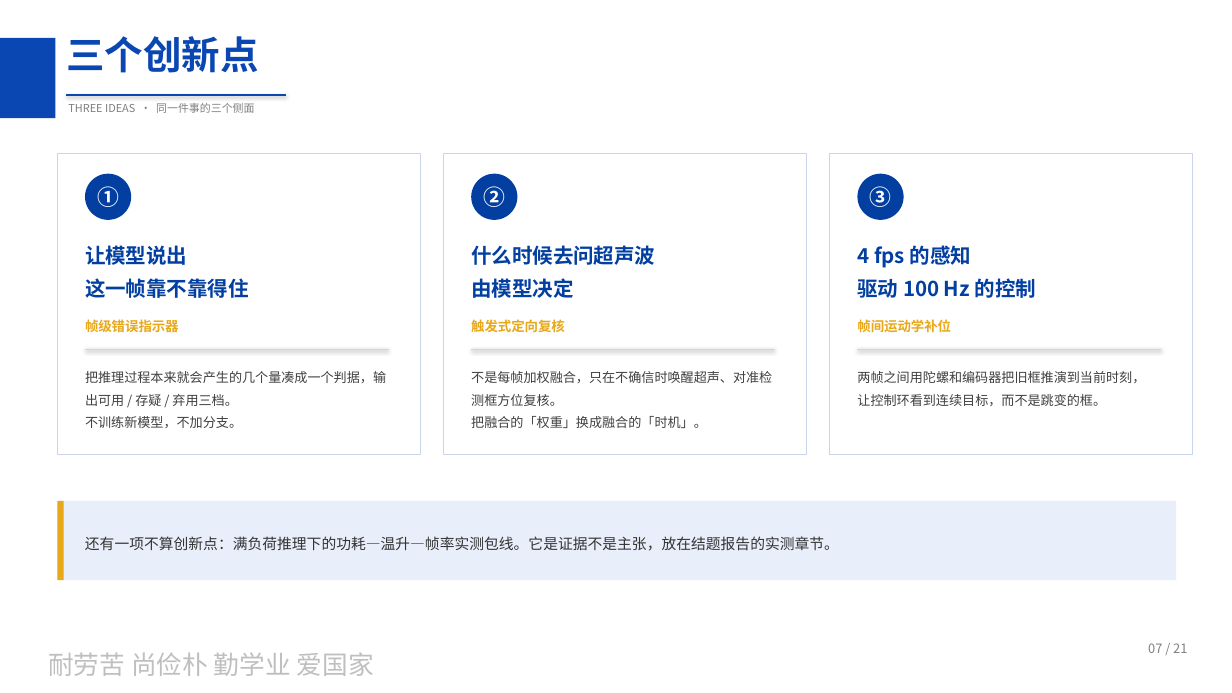
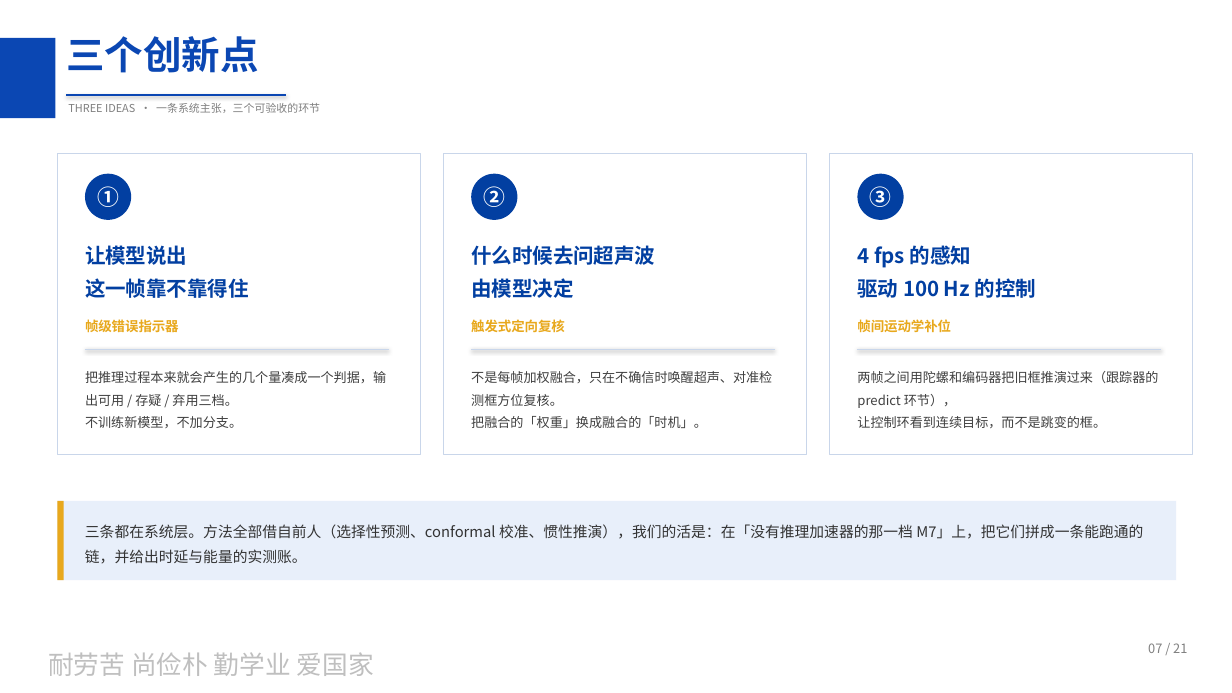
Before and after one commit to peach-ai280/srtp-tiny-detect-car, a slide deck: slide 7 of docs/01_立项/立项答辩_20261020.pptx. Drawn at 1232x693 pixels with LibreOffice and Linux fonts; fonts in the diff are those of the drawing; background and template pictures are left out. Boxes give left, top, right and bottom in pixels: in the first picture for what was removed or moved away, otherwise in the second. Text is boxed around its words. In the diff, an @@ line names an element or a change of style, - is before the commit and + after.

```diff
--- a/docs/01_立项/立项答辩_20261020.pptx
+++ b/docs/01_立项/立项答辩_20261020.pptx
@@ text at (68, 103, 320, 113): text changed @@
-THREE IDEAS · 同一件事的三个侧面
+THREE IDEAS · 一条系统主张，三个可验收的环节
@@ text at (857, 371, 1158, 408): text changed @@
-两帧之间用陀螺和编码器把旧框推演到当前时刻，
+两帧之间用陀螺和编码器把旧框推演过来（跟踪器的 predict 环节），
@@ text at (85, 524, 1143, 564): text changed @@
-还有一项不算创新点：满负荷推理下的功耗—温升—帧率实测包线。它是证据不是主张，放在结题报告的实测章节。
+三条都在系统层。方法全部借自前人（选择性预测、conformal 校准、惯性推演），我们的活是：在「没有推理加速器的那一档 M7」上，把它们拼成一条能跑通的链，并给出时延与能量的实测账。
```
Also in this commit, not shown: 7 other slides changed, 10 other files.
